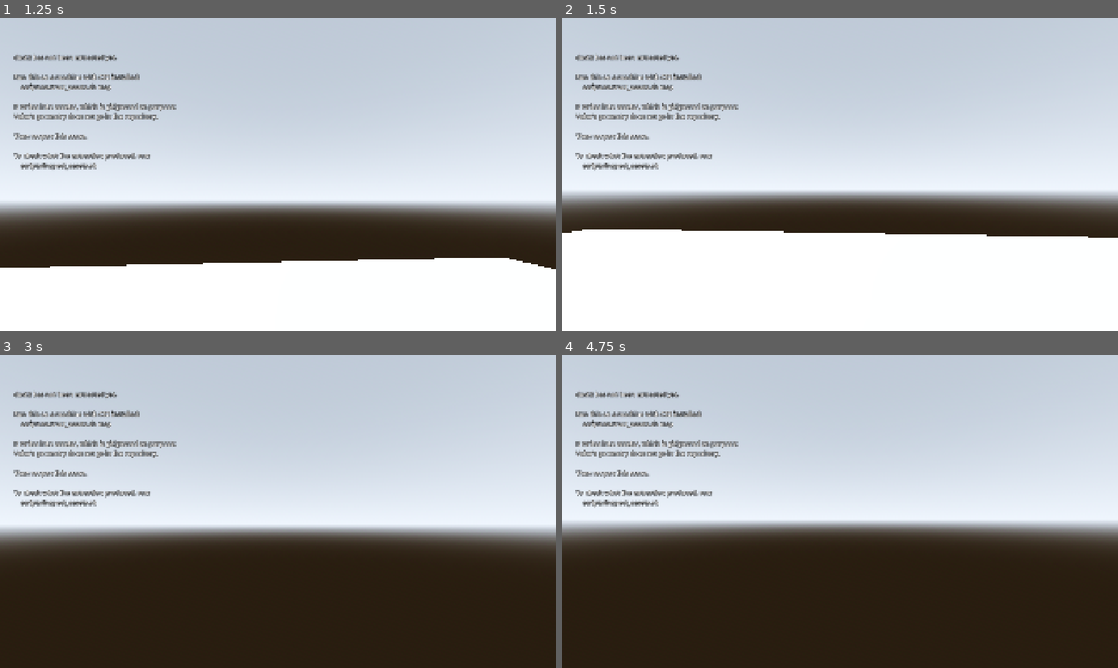
Above: before the commit, frames 1-4 (two rows, left to right).
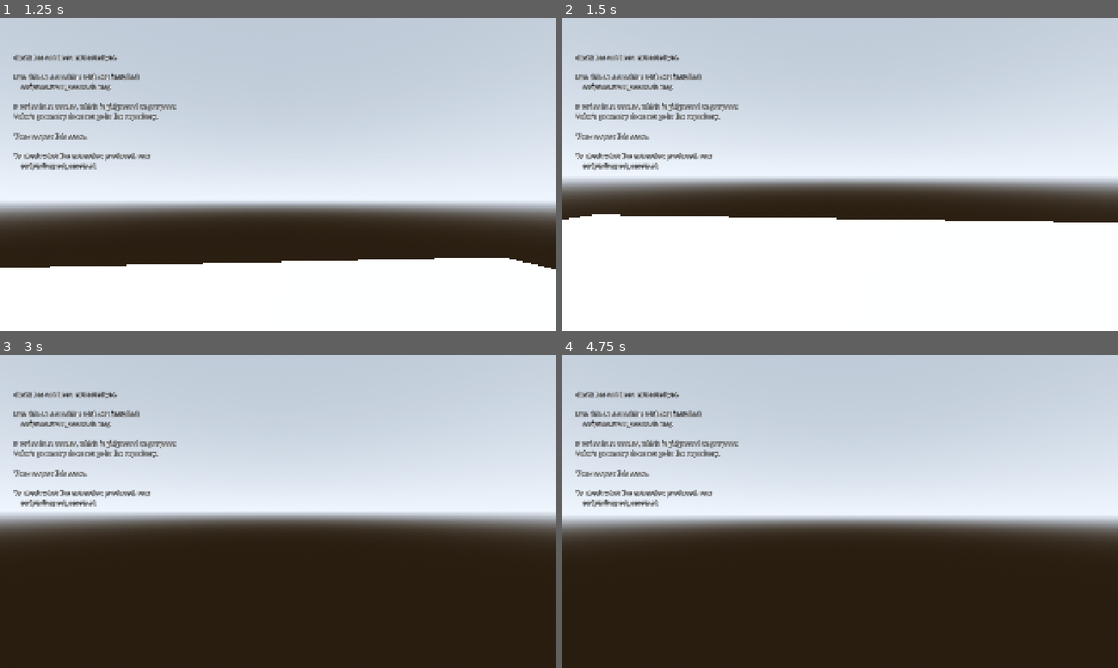
Above: after the commit, the same moments.

Repository: sidcarrollworks/CSGODOT
Game: Godot game, scene res://maps/de_dust2/de_dust2.tscn
The game is run twice, just before and just after one commit, with the same random seed, the same clock (stepped at 60 frames per second) and the same inputs.
Inputs (mouse positions are in pixels of both pictures, inside the frame that each line leads up to):
- Up to frame 1 (1.25 s): tap Enter at 0.5 s; move the mouse to (305, 174) at 0.52 s; press the mouse at (305, 174) at 0.53 s; hold W (move_forward) from 0.53 s (still down); tap Space (jump) at 0.77, 0.8, 1.07 s
- Up to frame 2 (1.5 s): keep holding W (move_forward); move the mouse to (812, 174) at 1.27 s; release the mouse at (812, 174) at 1.28 s; tap Space (jump) at 1.35 s
- Up to frame 3 (3 s): keep holding W (move_forward); tap Space (jump) at 1.52, 1.82, 2.3 s; click (250, 511) at 1.55 s; move the mouse to (289, 505) at 2.02 s; press the mouse at (289, 505) at 2.03 s; move the mouse to (272, 517) at 2.77 s; release the mouse at (272, 517) at 2.78 s; right-click (272, 517) at 2.85 s
- Up to frame 4 (4.75 s): keep holding W (move_forward); tap Space (jump) at 3.02, 3.32, 3.77, 3.8, 4.07, 4.52 s; click (834, 517) at 3.05 s; move the mouse to (878, 514) at 3.52 s; hold Ctrl (duck) 3.53-4.28 s; tap O (reset_range) at 4.25 s; move the mouse to (795, 508) at 4.27 s; tap P (export_spray) at 4.35 s; click (795, 508) at 4.55 s

Frame 1 is identical in both runs. In frame 2, 14% of the frame differs, in the area x 0-100%, y 51-71%; in frame 3, 9.8%; in frame 4, 5.9%.

Commit message:
Drop the crosshair the moment the trigger comes up
It hung at the top of the spray for 200 ms before starting home, for
two reasons that both had to go.

The camera was working out whether the trigger was down from the gap
since the last round, and the window was two rounds wide so a spray
would not be mistaken for a release in its own gaps. Those two rounds
are 200 ms on the AK, and for all of them the crosshair had stopped
climbing and had not started falling. Weapon now carries trigger_held,
set once a tick by whoever drives it, so the fall begins on the tick the
button comes up. The gap still counts alongside the button, since an
empty magazine stops the rounds with the trigger still down.

The shape was wrong too. A spring let go from rest starts with no speed
at all, builds up and then eases out: an S, which reads as a hang
however short the window is. The release is critically damped now and
Weapon hands it minus its own frequency times its height as a velocity
at the instant the trigger goes up, which is the one combination a
second-order system has that gives a plain exponential decay: steepest
the moment it is released, flattening into the bottom. Only the velocity
is touched, so the crosshair does not jump; it stops climbing and starts
falling.

After a full AK magazine it is halfway home in 62 ms against 273, and
within a quarter degree in 242 ms against 420, still without dipping
below centre. A single tap is 1.46 degrees rather than 1.67 and no
longer varies with how long the button is held past about 40 ms. The
spray's height and the per-round shove are untouched.

Co-Authored-By: Claude Opus 5 (1M context) <noreply@anthropic.com>
Claude-Session: https://claude.ai/code/session_01YJnWJFEo2kKSxD4GAVgMTN

Diff:
--- a/src/player/player_controller.gd
+++ b/src/player/player_controller.gd
@@ -177,6 +177,13 @@
 
 	var now := Time.get_ticks_usec()
 	weapon.finish_reload_if_due(now)
+	# The weapon is told about the trigger rather than left to infer it from
+	# the gap since the last round, so the crosshair starts coming home on the
+	# frame the button comes up instead of a round and a quarter later. A press
+	# that happened and ended between ticks still counts as held for this one.
+	weapon.trigger_held = (
+		Input.is_action_pressed(&"attack") or not fire_events.is_empty()
+	)
 	weapon.update(delta, now)
 
 	var state := Weapon.ShooterState.new(
--- a/src/weapons/weapon.gd
+++ b/src/weapons/weapon.gd
@@ -69,6 +69,21 @@
 var _snap := WeaponData.Punch.new()
 var _hold := WeaponData.Punch.new()
 var _model_snap := WeaponData.Punch.new()
+var _was_firing: bool = true
+
+## Whether the player is holding the trigger down right now.
+##
+## Set by whoever drives the weapon, once a tick, before update(). The camera's
+## slow half stops carrying the crosshair up and starts bringing it home the
+## moment this goes false, which is the only way the drop can begin on the
+## frame the button comes up.
+##
+## Inferring it from the gap since the last round instead, as this used to,
+## costs a round and a quarter of dead time at the top of the spray: 125 ms on
+## the AK where the crosshair has stopped climbing and has not started falling.
+## Sid felt the 200 ms version of it. Left true by default so a caller that
+## never sets it still behaves, falling back on the gap alone.
+var trigger_held: bool = true
 var _model_hold := WeaponData.Punch.new()
 
 ## Where the recoil has pushed the VIEW, in degrees, as (right, up).
@@ -121,7 +136,17 @@
 func update(dt: float, now_usec: int) -> void:
 	var since_shot := float(now_usec - _last_shot_usec) / 1_000_000.0
 
-	_decay_punch(dt, since_shot <= data.cycle_time * 2.0)
+	# Held, and still shooting. The gap matters as well as the button, because
+	# an empty magazine stops the rounds with the trigger still down.
+	var firing := (
+		trigger_held
+		and since_shot <= data.cycle_time * data.trigger_release_cycles
+	)
+	if _was_firing and not firing:
+		_let_go_of_the_trigger()
+	_was_firing = firing
+
+	_decay_punch(dt, firing)
 
 	# Back to the top of the pattern once the trigger has been off long enough.
 	#
@@ -175,6 +200,22 @@
 		data.model_hold_punch_spring(),
 		PUNCH_MAX_STEP
 	)
+
+
+## Hands the slow half the velocity that turns its return into a plain
+## exponential decay, at the instant the trigger goes up.
+##
+## A critically damped spring let go at height V with velocity -wV is exactly
+## V*exp(-w*t). Let go from rest instead and it starts with no speed at all,
+## builds up and eases out, which is the crosshair hanging at the top of the
+## spray for a moment before it drops. Sid, 2026-09-22: "it still feels like it
+## hangs at the top for 200ms. It should move down very quickly... a sharp drop
+## and smooth at the bottom."
+##
+## Only the velocity is touched, so there is no jump: the crosshair is exactly
+## where it was, it has simply stopped climbing and started falling.
+func _let_go_of_the_trigger() -> void:
+	_hold.velocity = -_hold.value * data.release_frequency()
 
 
 ## The accuracy penalty decays exponentially toward zero and snaps to it once
--- a/src/weapons/weapon_data.gd
+++ b/src/weapons/weapon_data.gd
@@ -25,8 +25,6 @@
 ## walks a spray with.
 const SIMULATION_HZ := 128.0
 
-## The damping ratio the camera's slow half returns on once the trigger is up.
-const RELEASE_DAMPING_RATIO := 0.95
 
 var _solved_kick_up: float = -1.0
 var _solved_model_hold_time: float = -1.0
@@ -250,6 +248,20 @@
 ## short. It feels a bit too floating at the moment."
 @export var view_punch_release_time: float = 0.35
 
+## How long after the last round the trigger counts as still down, in rounds.
+##
+## The camera cannot see the trigger, so it infers it from the gap since the
+## last round. Anything above 1 keeps a spray from being mistaken for a release
+## in the gap between two of its own rounds; everything above 1 is also dead
+## time at the top of the spray, where the crosshair has stopped climbing and
+## has not started coming down. At 2 that dead time was 200 ms on the AK and
+## Sid felt exactly that: "it still feels like it hangs at the top for 200ms."
+##
+## A round is gated by the cycle time exactly, so the gap between two rounds of
+## a spray never exceeds one cycle plus the tick the check runs on. 1.25 clears
+## that with room and costs 125 ms rather than 200.
+@export var trigger_release_cycles: float = 1.25
+
 ## How much of a round's kick goes to the fast half.
 ##
 ## The rest goes to the slow one. This is the balance between "you can see
@@ -384,25 +396,41 @@
 
 
 ## The camera's slow half: what carries the crosshair up the spray while the
-## trigger is down, and lets go of it faster once the trigger is up.
+## trigger is down, and lets go of it once the trigger is up.
 func hold_punch_damping(firing: bool = true) -> float:
-	return punch_damping_for(_hold_time(firing), _hold_ratio(firing))
+	if firing:
+		return punch_damping_for(view_punch_recovery_time)
+	return 2.0 * release_frequency()
 
 
 func hold_punch_spring(firing: bool = true) -> float:
-	return punch_spring_for(_hold_time(firing), _hold_ratio(firing))
-
-
-func _hold_time(firing: bool) -> float:
-	return view_punch_recovery_time if firing else view_punch_release_time
-
-
-## Nearly critical once the trigger is up. A return should not swing past the
-## thing it is returning to: under-damped, the crosshair passed most of a
-## degree BELOW where the player was pointing and came back up to it, which is
-## most of what reads as the view floating rather than settling.
-func _hold_ratio(firing: bool) -> float:
-	return -1.0 if firing else RELEASE_DAMPING_RATIO
+	if firing:
+		return punch_spring_for(view_punch_recovery_time)
+	var w := release_frequency()
+	return w * w
+
+
+## The frequency the slow half returns on once the trigger is up, in radians
+## per second.
+##
+## Critically damped, and Weapon gives it exactly minus this times its own
+## height as a velocity at the moment the trigger goes up. That combination is
+## not arbitrary: a critically damped spring released at height V with velocity
+## -wV is exactly V*exp(-w*t), the only shape the second-order system can make
+## that is a plain exponential decay.
+##
+## That is the shape Sid asked for. A spring let go from rest starts with no
+## speed at all, builds up and then eases out: an S, which reads as the
+## crosshair hanging at the top before it drops. An exponential is steepest at
+## the instant it is released and flattens into the bottom. Sid, 2026-09-22:
+## "if it were a curve it would be the bottom left quarter of a circle. A sharp
+## drop and smooth at the bottom."
+##
+## An exponential is down to SETTLE_FRACTION of where it started after
+## view_punch_release_time, which is what fixes the frequency. No peak term
+## here, unlike punch_frequency_for: there is no rise to peak past.
+func release_frequency() -> float:
+	return -log(SETTLE_FRACTION) / maxf(view_punch_release_time, 0.0001)
 
 
 func hold_punch_impulse_scale() -> float:
--- a/tests/run_weapon_tests.gd
+++ b/tests/run_weapon_tests.gd
@@ -42,6 +42,8 @@
 		_test_view_rises_rather_than_teleporting()
 		_test_viewmodel_follows_the_view()
 		_test_the_camera_holds_while_firing_and_lets_go_after()
+		_test_the_crosshair_drops_sharply_and_eases_out()
+		_test_letting_go_beats_waiting_to_be_noticed()
 		_test_the_model_moves_less_than_the_view()
 		_test_a_single_tap_kicks_the_view()
 		_test_animation_lasts_as_long_as_measured()
@@ -574,6 +576,7 @@
 		var left := weapon.aim_punch.y
 		var halfway := -1.0
 		var lowest := 0.0
+		weapon.trigger_held = false
 		for tick in 1024:
 			now += int(DT * SECOND)
 			weapon.update(DT, now)
@@ -582,8 +585,8 @@
 			lowest = minf(lowest, weapon.aim_punch.y)
 
 		_check(
-			halfway > 0.0 and halfway < 0.35,
-			"%s crosshair is halfway home %.0f ms after the last round"
+			halfway > 0.0 and halfway < 0.1,
+			"%s crosshair is halfway home %.0f ms after the trigger comes up"
 				% [data.display_name, halfway * 1000.0]
 		)
 		# A return should not swing past the thing it is returning to. Under
@@ -593,6 +596,106 @@
 			lowest > -0.05,
 			"%s comes home without dipping below where the player is pointing (%.2f degrees)"
 				% [data.display_name, lowest]
+		)
+
+
+## The shape of the return, not just its length.
+##
+## A spring let go from rest starts with no speed at all, builds up and then
+## eases out: an S, which reads as the crosshair hanging at the top of the
+## spray before it drops. Sid, 2026-09-22: "it still feels like it hangs at
+## the top for 200ms. It should move down very quickly. If it were a curve it
+## would be the bottom left quarter of a circle. A sharp drop and smooth at
+## the bottom."
+##
+## That curve is an exponential, which is what a critically damped spring makes
+## when it is handed minus its own frequency times its height as a velocity.
+## Its defining property is that it is steepest the instant it is released and
+## never steeper again.
+func _test_the_crosshair_drops_sharply_and_eases_out() -> void:
+	for data in [WeaponLibrary.ak47(), WeaponLibrary.m4a1s()]:
+		var weapon := Weapon.new(data)
+		var state := _standing()
+		var now := 0
+		var fired := 0
+		while fired < data.magazine_size:
+			now += int(DT * SECOND)
+			weapon.update(DT, now)
+			if weapon.fire(now, 1.0, Vector3.ZERO, 0.0, 0.0, state) != null:
+				fired += 1
+
+		# Let go, and let the last round's own shove finish arriving: the fast
+		# half is still a few milliseconds off its peak when the button comes
+		# up, and that shove is the round's, not a hang. The curve Sid drew
+		# starts at the top, so the windows below do too.
+		weapon.trigger_held = false
+		var left := weapon.aim_punch.y
+		for tick in int(0.05 / DT):
+			now += int(DT * SECOND)
+			weapon.update(DT, now)
+			if weapon.aim_punch.y < left:
+				break
+			left = weapon.aim_punch.y
+
+		# How far it falls in each of eight windows of thirty milliseconds.
+		var window := int(0.03 / DT)
+		var falls: Array[float] = []
+		var was := left
+		for step in 8:
+			for tick in window:
+				now += int(DT * SECOND)
+				weapon.update(DT, now)
+			falls.append(was - weapon.aim_punch.y)
+			was = weapon.aim_punch.y
+
+		var steepest_first := true
+		var easing := true
+		for i in range(1, falls.size()):
+			if falls[i] > falls[0]:
+				steepest_first = false
+			if falls[i] > falls[i - 1]:
+				easing = false
+
+		_check(
+			steepest_first and easing,
+			"%s crosshair falls hardest the moment the trigger comes up and eases out from there (%.2f, %.2f, %.2f, %.2f degrees over the first four windows)"
+				% [data.display_name, falls[0], falls[1], falls[2], falls[3]]
+		)
+		_check(
+			falls[0] > left * 0.25,
+			"%s crosshair gives up %.0f per cent of its height in the thirty milliseconds after it tops out rather than hanging there"
+				% [data.display_name, 100.0 * falls[0] / maxf(left, 0.0001)]
+		)
+
+
+## The weapon is told about the trigger rather than left to infer it from the
+## gap since the last round, which cost a round and a quarter of dead time at
+## the top of the spray.
+func _test_letting_go_beats_waiting_to_be_noticed() -> void:
+	for data in [WeaponLibrary.ak47(), WeaponLibrary.m4a1s()]:
+		var told := Weapon.new(data)
+		var guessed := Weapon.new(data)
+		var state := _standing()
+		var now := 0
+		var fired := 0
+		while fired < data.magazine_size:
+			now += int(DT * SECOND)
+			told.update(DT, now)
+			guessed.update(DT, now)
+			told.fire(now, 1.0, Vector3.ZERO, 0.0, 0.0, state)
+			if guessed.fire(now, 1.0, Vector3.ZERO, 0.0, 0.0, state) != null:
+				fired += 1
+
+		told.trigger_held = false
+		for tick in int(0.06 / DT):
+			now += int(DT * SECOND)
+			told.update(DT, now)
+			guessed.update(DT, now)
+
+		_check(
+			told.aim_punch.y < guessed.aim_punch.y * 0.75,
+			"%s crosshair is %.2f degrees down sixty milliseconds after the button comes up, against %.2f if it had to be inferred from the gap"
+				% [data.display_name, told.aim_punch.y, guessed.aim_punch.y]
 		)
 
 
Not shown, added: tests/probe_release.gd.uid
Not shown, changed: reference/weapon_stats.md
